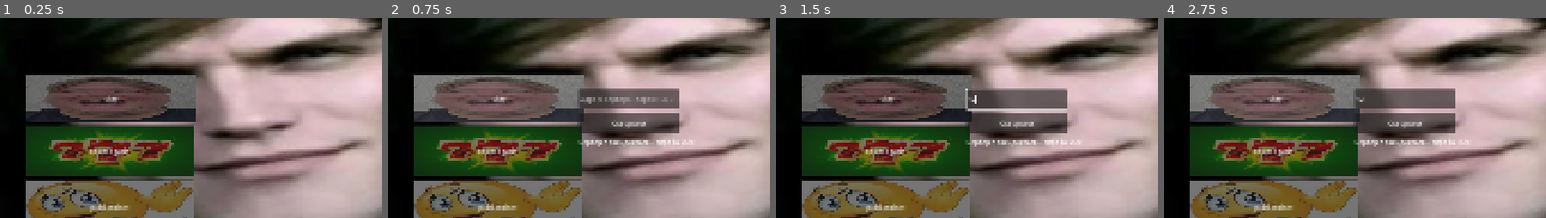
Above: before the commit, frames 1-4 (left to right).
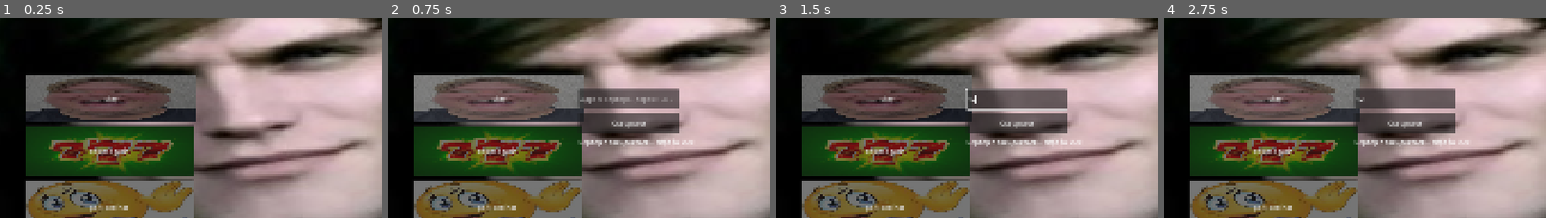
Above: after the commit, the same moments.

Repository: oleksandrmirkunov425-beep/shutergame
Game: Godot game, scene res://scenes/menu.tscn
Two runs of this game, one before a commit and one after it. Both use one fixed random seed, a clock stepped at 60 frames per second and the inputs below.
Inputs (mouse positions are % of the whole screen's width and height, from its top left):
- Up to frame 1 (0.25 s): no input
- Up to frame 2 (0.75 s): click "play" at 0.5 s
- Up to frame 3 (1.5 s): click (44, 43) at 1.27 s; type "12" at 1.35 s
- Up to frame 4 (2.75 s): click "play" at 2 s
The pictures show only the part of the screen within x 12-62%, y 22-72%; the shares and areas given below are measured in that part.

The runs differ from the first frame. In frame 1, 0.2% of the frame differs, in the area x 23-34%, y 92-97%; in frame 2, 0.2%; in frame 3, 0.2%; in frame 4, 0.2%.

Commit message:
Add files via upload

Diff:
--- a/scenes/character.tscn
+++ b/scenes/character.tscn
@@ -10,6 +10,7 @@
 [ext_resource type="ArrayMesh" uid="uid://dbkn1xv58lb5k" path="res://karanbit.obj" id="7_50cep"]
 [ext_resource type="PackedScene" uid="uid://d1dhc1h8rg3ap" path="res://butterfly_knife/ImageToStl.com_titan_balisong_v4.fbx" id="8_0dpix"]
 [ext_resource type="AudioStream" uid="uid://b643fy1fu5c0q" path="res://200.mp3" id="8_a5ia6"]
+[ext_resource type="PackedScene" uid="uid://t1b8yve1s8pp" path="res://terrorist_t1 (2).glb" id="11_irmqu"]
 
 [sub_resource type="CapsuleShape3D" id="CapsuleShape3D_dtglo"]
 
@@ -793,6 +794,9 @@
 &"RESET": SubResource("Animation_2cgup"),
 &"player_Die": SubResource("Animation_a5ia6")
 }
+
+[sub_resource type="StandardMaterial3D" id="StandardMaterial3D_j60q2"]
+vertex_color_use_as_albedo = true
 
 [node name="player" type="CharacterBody3D" unique_id=603910083]
 transform = Transform3D(0.99999994, 0, 0, 0, 0.99999976, 0, 0, 0, 0.9999998, -9.294729, -0.16395617, 18.788128)
@@ -827,7 +831,6 @@
 move_spread_speed_threshold = null
 recoil_kick_up_deg = null
 recoil_kick_side_deg = null
-recoil_recovery_speed = null
 crosshair_recoil_multiplier = null
 crosshair_spread_multiplier = null
 crosshair_follow_speed = null
@@ -890,9 +893,16 @@
 [node name="deathSound" type="AudioStreamPlayer3D" parent="." unique_id=2120044440]
 stream = ExtResource("8_a5ia6")
 
-[node name="ImageToStl_com_operative_ct1" parent="." unique_id=951901837 instance=ExtResource("2_2hyy3")]
+[node name="operative_ct1" parent="." unique_id=951901837 instance=ExtResource("2_2hyy3")]
 transform = Transform3D(-0.99999976, 0, 8.742275e-08, 0, 1, 0, -8.742275e-08, 0, -0.99999976, 0, -0.8503199, 0)
+
+[node name="terrorist_t1" parent="." unique_id=1425196748 instance=ExtResource("11_irmqu")]
+transform = Transform3D(-1, 0, -8.7422784e-08, 0, 1.0000002, 0, 8.742278e-08, 0, -1.0000001, 0, -0.85, 0)
+
+[node name="terrorist_fine" parent="terrorist_t1" index="0" unique_id=1639631599]
+surface_material_override/0 = SubResource("StandardMaterial3D_j60q2")
 
 [editable path="head/Camera3D/AK47"]
 [editable path="head/Camera3D/butterfly"]
-[editable path="ImageToStl_com_operative_ct1"]
+[editable path="operative_ct1"]
+[editable path="terrorist_t1"]
--- a/scenes/menu.tscn
+++ b/scenes/menu.tscn
@@ -7,8 +7,6 @@
 [ext_resource type="Texture2D" uid="uid://cey1kqv8po8dx" path="res://всяка фігня/images (4).jpg" id="5_g3eks"]
 
 [sub_resource type="CanvasItemMaterial" id="CanvasItemMaterial_yex4w"]
-
-[sub_resource type="ViewportTexture" id="ViewportTexture_u0ya7"]
 
 [node name="Menu" type="Node2D" unique_id=952646397]
 script = ExtResource("1_g3eks")
@@ -57,7 +55,6 @@
 offset_right = 707.0
 offset_bottom = 723.0
 text = "poiti otdihat"
-icon = SubResource("ViewportTexture_u0ya7")
 
 [node name="Networkpanel" type="Control" parent="." unique_id=1999618153]
 visible = false
--- a/scenes/player.tscn
+++ b/scenes/player.tscn
@@ -1,11 +1,24 @@
 [gd_scene format=3 uid="uid://dxae4d305rxpb"]
 
-[ext_resource type="PackedScene" uid="uid://c7gm6r6biskpf" path="res://maps/desert_map/desert_courtyard_textured.glb" id="2_g2els"]
+[ext_resource type="Script" uid="uid://bjov0l68jt3gf" path="res://scenes/world.gd" id="1_fjrip"]
+[ext_resource type="PackedScene" uid="uid://bsk2bosi56aoh" path="res://scenes/character.tscn" id="2_smehm"]
+[ext_resource type="PackedScene" uid="uid://biuhmymvqp71y" path="res://maps/desert_map/desert_courtyard_textured (1).glb" id="4_dqkch"]
+[ext_resource type="Texture2D" uid="uid://cbitbmoso3ecc" path="res://maps/desert_map/sky.jpg" id="5_qlg0r"]
 [ext_resource type="Script" uid="uid://b2cify15k7jyh" path="res://weapons/crosschair.gd" id="11_d2wvv"]
 
 [sub_resource type="LabelSettings" id="LabelSettings_u0ya7"]
 font_size = 40
 outline_size = 4
+
+[sub_resource type="PanoramaSkyMaterial" id="PanoramaSkyMaterial_ashne"]
+panorama = ExtResource("5_qlg0r")
+
+[sub_resource type="Sky" id="Sky_yex4w"]
+sky_material = SubResource("PanoramaSkyMaterial_ashne")
+
+[sub_resource type="Environment" id="Environment_dtglo"]
+background_mode = 2
+sky = SubResource("Sky_yex4w")
 
 [node name="main" type="Node3D" unique_id=188924596]
 
@@ -99,10 +112,10 @@
 [node name="SpawnPoints" type="Node3D" parent="." unique_id=579596024]
 
 [node name="SpawnPoints1" type="Marker3D" parent="SpawnPoints" unique_id=642483691 groups=["spawn_points"]]
-transform = Transform3D(-4.371139e-08, 0, -1, 0, 1, 0, 1, 0, -4.371139e-08, 1.451, 1.6261241, 21.842)
+transform = Transform3D(-4.371139e-08, 0, -1, 0, 1, 0, 1, 0, -4.371139e-08, 1.451, 4.29845, 21.842)
 
 [node name="SpawnPoints2" type="Marker3D" parent="SpawnPoints" unique_id=833077653 groups=["spawn_points"]]
-transform = Transform3D(-4.371139e-08, 0, 1, 0, 1, 0, -1, 0, -4.371139e-08, -0.05920267, 1.5139327, -23.24076)
+transform = Transform3D(-4.371139e-08, 0, 1, 0, 1, 0, -1, 0, -4.371139e-08, -0.05920267, 3.7328682, -23.24076)
 
 [node name="MultiplayerSpawner" type="MultiplayerSpawner" parent="." unique_id=1102034679]
 spawn_path = NodePath("../players")
@@ -110,4 +123,13 @@
 [node name="DirectionalLight3D2" type="DirectionalLight3D" parent="." unique_id=432823369]
 transform = Transform3D(1, 0, 0, 0, -0.46716344, 0.884171, 0, -0.884171, -0.46716344, 0, 22, 12.466396)
 
-[node name="desert_courtyard_textured" parent="." unique_id=1895263239 instance=ExtResource("2_g2els")]
+[node name="MAP" type="Node3D" parent="." unique_id=706932250]
+
+[node name="world" type="Node3D" parent="MAP" unique_id=415812203]
+script = ExtResource("1_fjrip")
+player_scene = ExtResource("2_smehm")
+
+[node name="desert_courtyard_textured (1)" parent="MAP" unique_id=910608243 instance=ExtResource("4_dqkch")]
+
+[node name="WorldEnvironment" type="WorldEnvironment" parent="." unique_id=689066014]
+environment = SubResource("Environment_dtglo")
